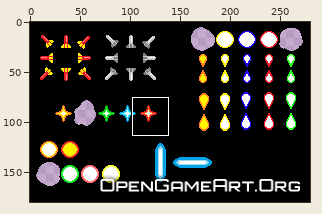
Sprite sheet, stored at 2dWizzardArena.gmx/Sprites/images/sprite8_0.png. The picture above shows the old version from afar; the outline marks the close-up.
Close-up. Before:
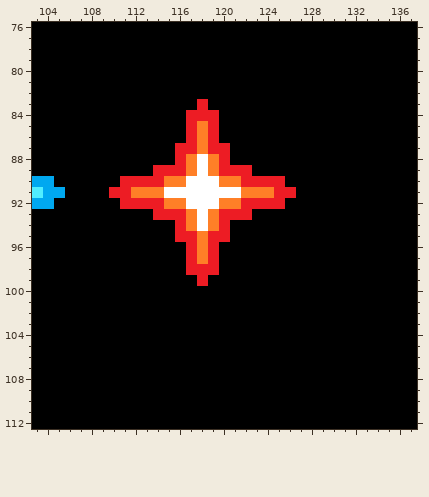
The file is 280x180 pixels. Colours within 5 levels of each other are drawn and written as one. Shown: x 103..137, y 76..112.
The same view after the edit:
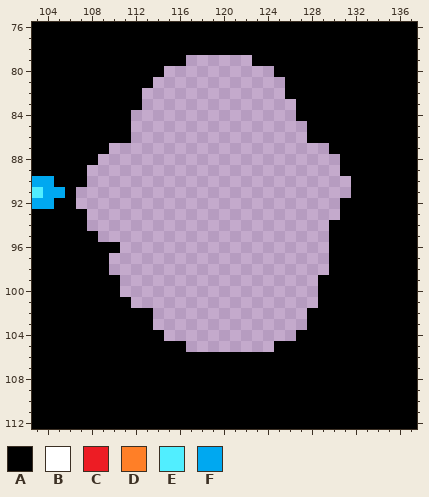
Palette (. is transparent): A #000000  B #ffffff  C #ed1c24  D #ff7f27  E #51eeff  F #00a8f0
Changes in this commit:
y 79: x 117..122 AAAAAA -> ......
y 80: x 115..124 AAAAAAAAAA -> ..........
y 81: x 114..125 AAAAAAAAAAAA -> ............
y 82: x 113..125 AAAAAAAAAAAAA -> .............
y 83: x 113..126 AAAAACAAAAAAAA -> ..............
y 84: x 112..126 AAAAACCCAAAAAAA -> ...............
y 85..86: x 112..127 AAAAACDCAAAAAAAA -> ................
y 87: x 110..129 AAAAAACCDCCAAAAAAAAA -> ....................
y 88: x 109..130 AAAAAAACDBDCAAAAAAAAAA -> ......................
y 89: x 108..130 AAAAAACCCDBDCCCAAAAAAAA -> .......................
y 90: x 108..131 AAACCCCDDBBBDDCCCCAAAAAA -> ........................
y 91: x 107..131 AAACCDDDBBBBBBBDDDCCAAAAA -> .........................
y 92: x 107..130 AAAACCCCDDBBBDDCCCCAAAAA -> ........................
y 93: x 108..130 AAAAAACCCDBDCCCAAAAAAAA -> .......................
y 94: x 108..129 AAAAAAAACDBDCAAAAAAAAA -> ......................
y 95: x 109..129 AAAAAAACCDCCAAAAAAAAA -> .....................
y 96: x 111..129 AAAAAACDCAAAAAAAAAA -> ...................
y 97: x 110..129 AAAAAAACDCAAAAAAAAAA -> ....................
y 98: x 110..129 AAAAAAACCCAAAAAAAAAA -> ....................
y 99: x 111..128 AAAAAAACAAAAAAAAAA -> ..................
y 100: x 111..128 AAAAAAAAAAAAAAAAAA -> ..................
y 101: x 112..128 AAAAAAAAAAAAAAAAA -> .................
y 102..103: x 114..127 AAAAAAAAAAAAAA -> ..............
y 104: x 115..126 AAAAAAAAAAAA -> ............
y 105: x 117..124 AAAAAAAA -> ........
